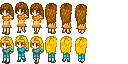
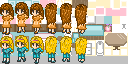
Two versions of the same layered image (128x64). Layer-by-layer changes:
added layer "Layer 5" over <box>0,0,128,64</box>
